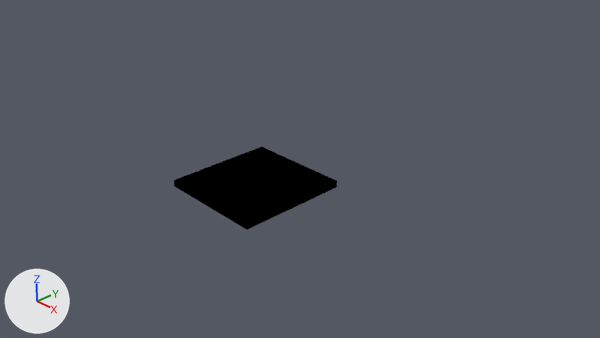
A saved change to the Blender file blender_test/photoframe.blend.
The view is the same before and after, from the file's camera 'Camera'. The lights are fixed; the arrows at lower left show +X, +Y and +Z.
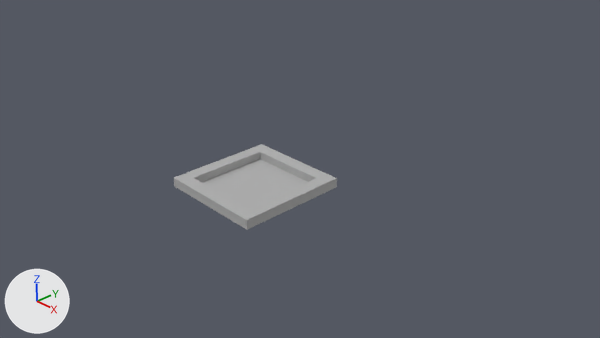
Commit message: updatd photoframe

Boxes [x1, y1, x2, y2] around the edits, measured in the pictures (600 x 338 px):
'Cube', recoloured, reshaped (black to grey): before [174, 147, 337, 230]; after [174, 144, 337, 230]
part 1 of me_cube, built on: before [174, 147, 336, 223]; after [174, 144, 337, 223]

The edits, one by one:
Material 'photoblack' (mat_photoblack) changes colour from black #000000 to grey #b1b1b1; in linear values from (0.0, 0.0, 0.0) to (0.439, 0.439, 0.439).
me_cube is used by ob_cube; location (-0.42, -0.2, 0.01); scale (1.0, 1.0, 0.00415).
me_cube had 442 vertices, 440 faces and spanned x -1.0..1.0, y -1.0..1.0, z -3.0..26.9.
me_cube now has 498 vertices, 496 faces and spans x -1.0..1.0, y -1.0..1.0, z -3.0..38.9.
Part 1, on me_cube:
28 faces are deleted.
56 new vertices lie (0.0, 0.0, 12.0) away from vertices in x -1.0..1.0, y -1.0..1.0, z 26.9.
84 new faces join them.
